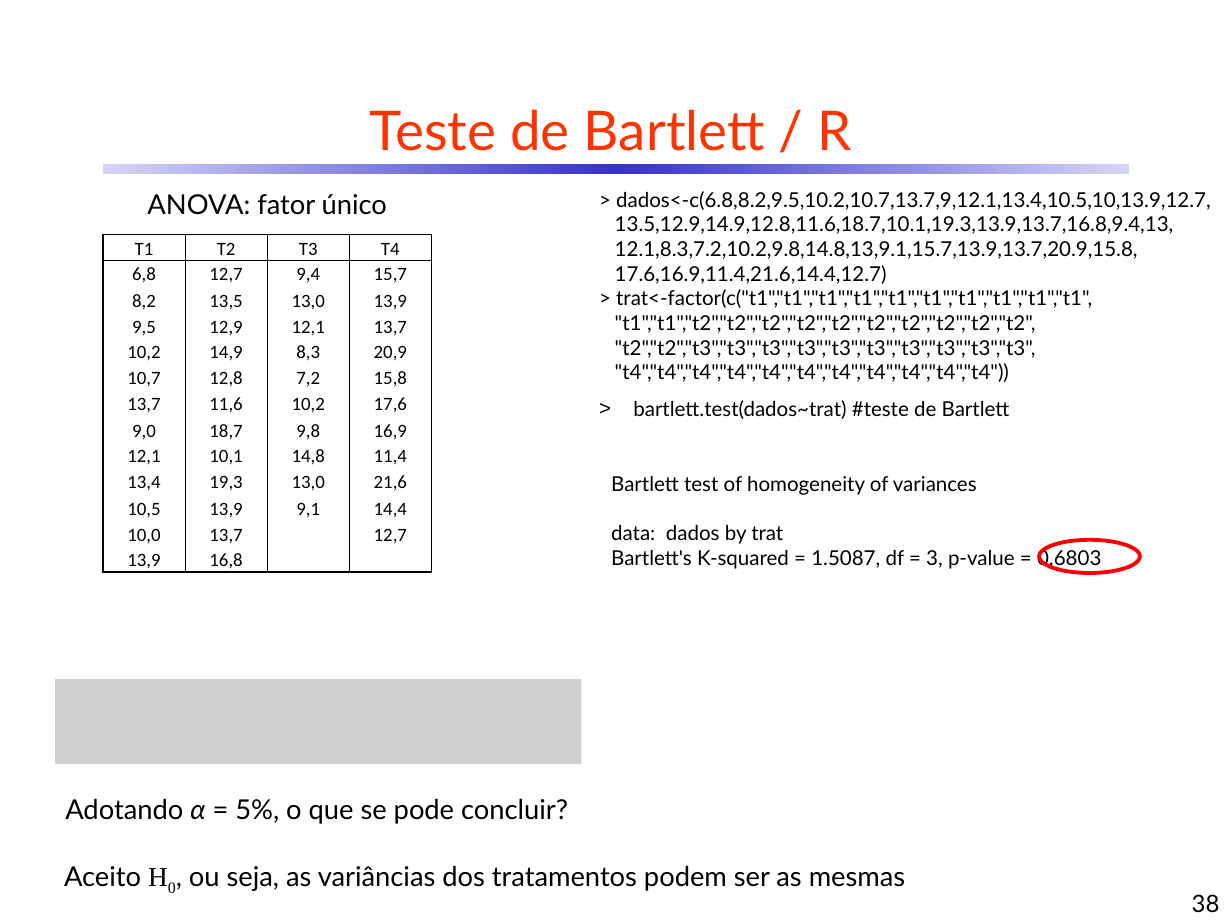
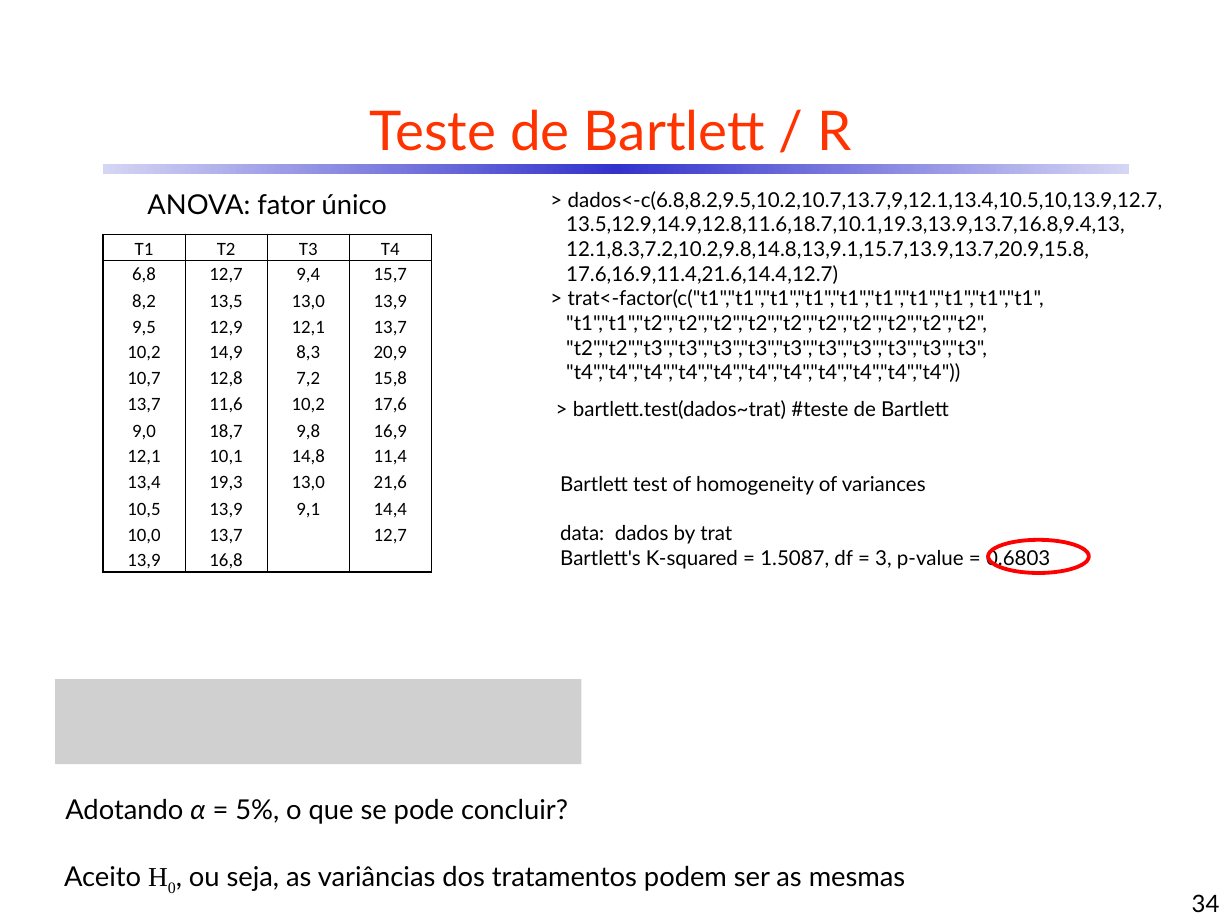
Before and after one commit to CDRenno/Estatistica, a slide deck: slide 34 of ppt/09ANOVA.pptx (slide 38 before the commit). Drawn at 1232x924 pixels with LibreOffice and Linux fonts; fonts in the diff are those of the drawing; grey boxes stand for pictures. Boxes give left, top, right and bottom in pixels: in the first picture for what was removed or moved away, otherwise in the second. Text is boxed around its words. In the diff, an @@ line names an element or a change of style, - is before the commit and + after.

```diff
--- a/ppt/09ANOVA.pptx
+++ b/ppt/09ANOVA.pptx
@@ text "> dados<-c(6.8,8.2,9.5,10.2,10.7,13.7,9,12.1,13.4,10.5,10,13 ...": place and size @@
-text "> dados<-c(6.8,8.2,9.5,10.2,10.7,13.7,9,12.1,13.4,10.5,10,13 ..." at [615,191,1211,419]
+text "> dados<-c(6.8,8.2,9.5,10.2,10.7,13.7,9,12.1,13.4,10.5,10,13 ..." at [566,191,1163,419]
@@ text at [573,400,949,419]: text changed @@
-> bartlett.test(dados~trat) #teste de Bartlett
+> bartlett.test(dados~trat) #teste de Bartlett
@@ text "Bartlett test of homogeneity of ...": place and size @@
-text "Bartlett test of homogeneity of ..." at [611,476,1101,570]
+text "Bartlett test of homogeneity of ..." at [560,476,1050,570]
@@ ellipse: place and size @@
-ellipse at [1039,540,1140,573]
+ellipse at [988,540,1089,573]
@@ page number at [1192,894,1220,913]: text changed @@
-38
+34
```
Also in this commit, not shown: 14 other slides changed, 4 slides removed, 6 other files.
